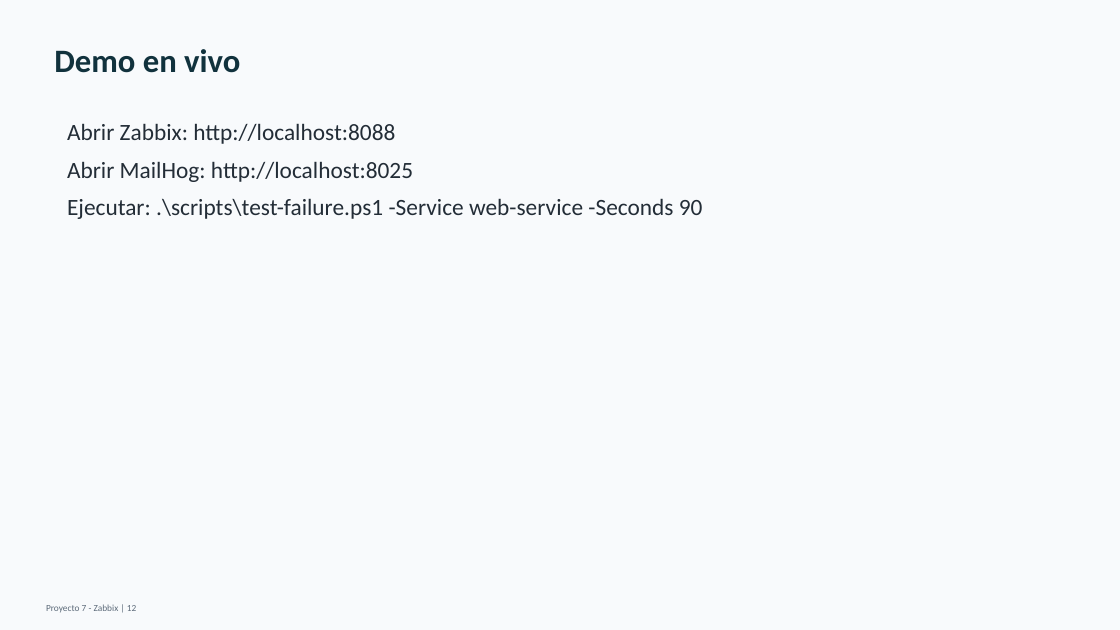
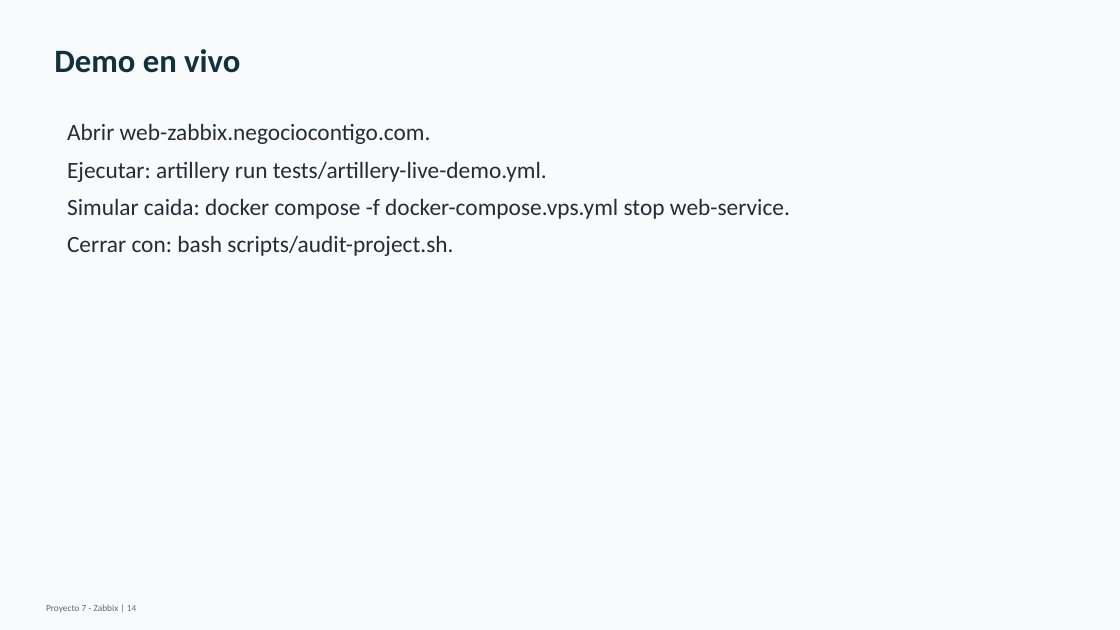
Before and after one commit to ballesterossmartsolutionssas/Proyecto7-Zabbix, a slide deck: slide 14 of entrega-final/Presentacion_Proyecto7_Zabbix.pptx (slide 12 before the commit). Drawn at 1120x630 pixels with LibreOffice and Linux fonts; fonts in the diff are those of the drawing. Boxes give left, top, right and bottom in pixels: in the first picture for what was removed or moved away, otherwise in the second. Text is boxed around its words. In the diff, an @@ line names an element or a change of style, - is before the commit and + after.

```diff
--- a/entrega-final/Presentacion_Proyecto7_Zabbix.pptx
+++ b/entrega-final/Presentacion_Proyecto7_Zabbix.pptx
@@ text at box(67, 123, 790, 256): text changed @@
-Abrir Zabbix: http://localhost:8088
-Abrir MailHog: http://localhost:8025
-Ejecutar: .\scripts\test-failure.ps1 -Service web-service -Seconds 90
+Abrir web-zabbix.negociocontigo.com.
+Ejecutar: artillery run tests/artillery-live-demo.yml.
+Simular caida: docker compose -f docker-compose.vps.yml stop web-service.
+Cerrar con: bash scripts/audit-project.sh.
```
Also in this commit, not shown: 8 other slides changed, 2 slides added, 11 other files.
